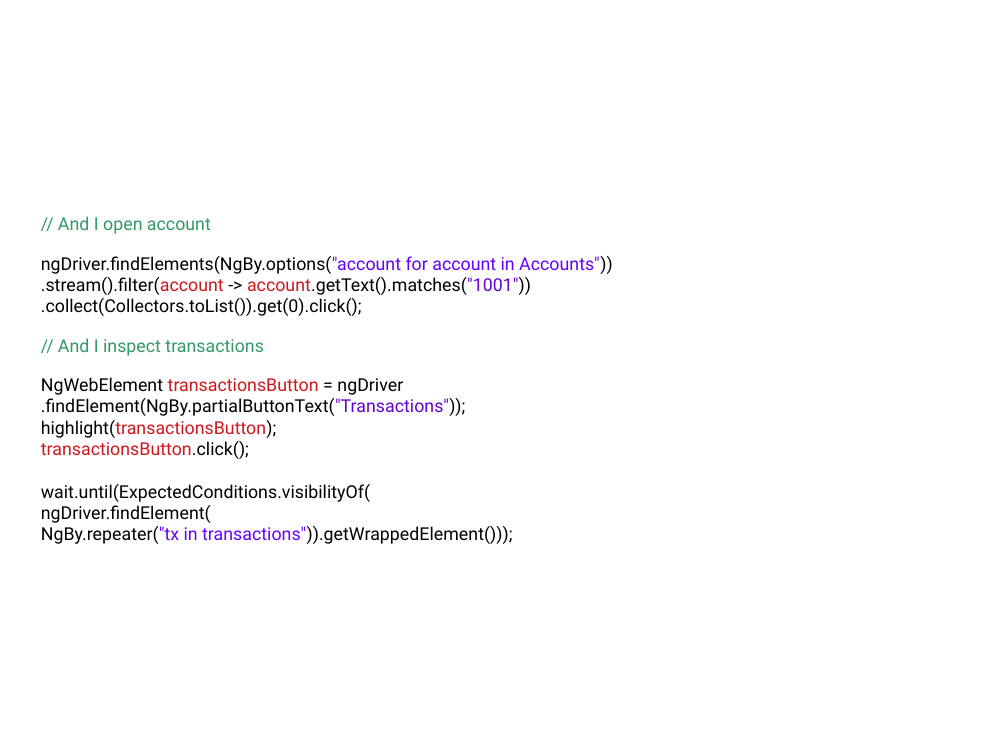
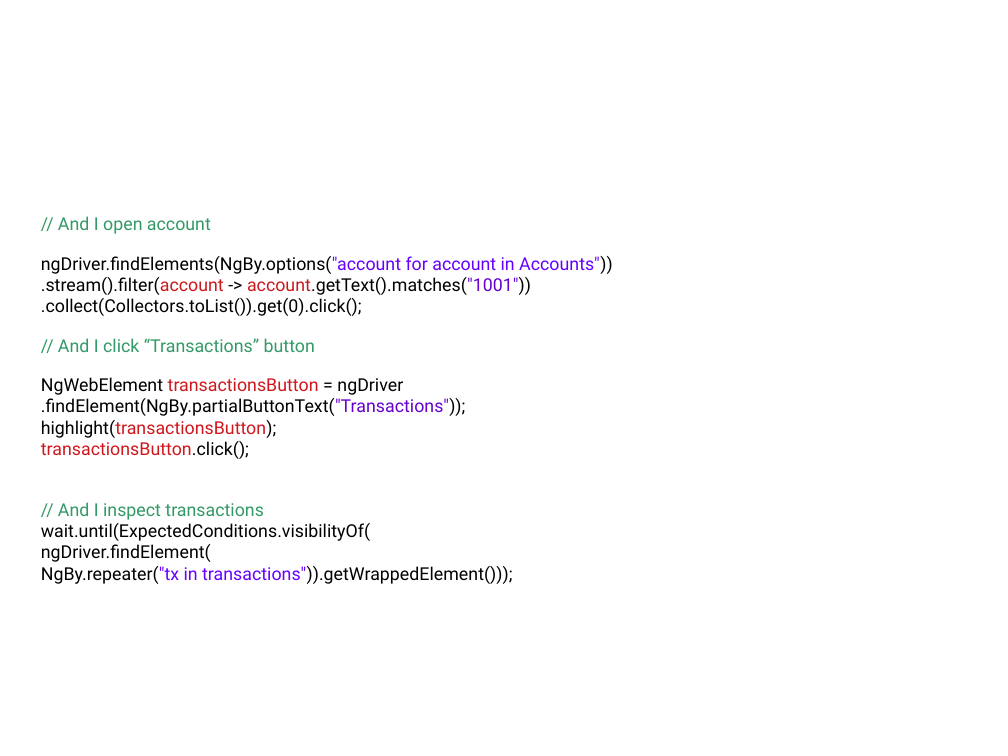
Before and after one commit to sergueik/selenium_java, a slide deck: slide 19 of protractor/jProtractor.odp (slide 16 before the commit). Drawn at 1008x756 pixels with LibreOffice and Linux fonts; fonts in the diff are those of the drawing; background and template pictures are left out. Boxes give left, top, right and bottom in pixels: in the first picture for what was removed or moved away, otherwise in the second. Text is boxed around its words. In the diff, an @@ line names an element or a change of style, - is before the commit and + after.

```diff
--- a/protractor/jProtractor.odp
+++ b/protractor/jProtractor.odp
@@ text at [41,338,512,584]: text changed @@
-// And I inspect transactions
-NgWebElement transactionsButton = ngDriver
-.findElement(NgBy.partialButtonText("Transactions"));
-highlight(transactionsButton);
-transactionsButton.click();
-wait.until(ExpectedConditions.visibilityOf(
-ngDriver.findElement(
-NgBy.repeater("tx in transactions")).getWrappedElement()));
+// And I click “Transactions” button
+NgWebElement transactionsButton = ngDriver
+.findElement(NgBy.partialButtonText("Transactions"));
+highlight(transactionsButton);
+transactionsButton.click();
+// And I inspect transactions
+wait.until(ExpectedConditions.visibilityOf(
+ngDriver.findElement(
+NgBy.repeater("tx in transactions")).getWrappedElement()));
```
Also in this commit, not shown: 5 other slides changed, 4 slides added, 1 slide removed, 1 other file.
